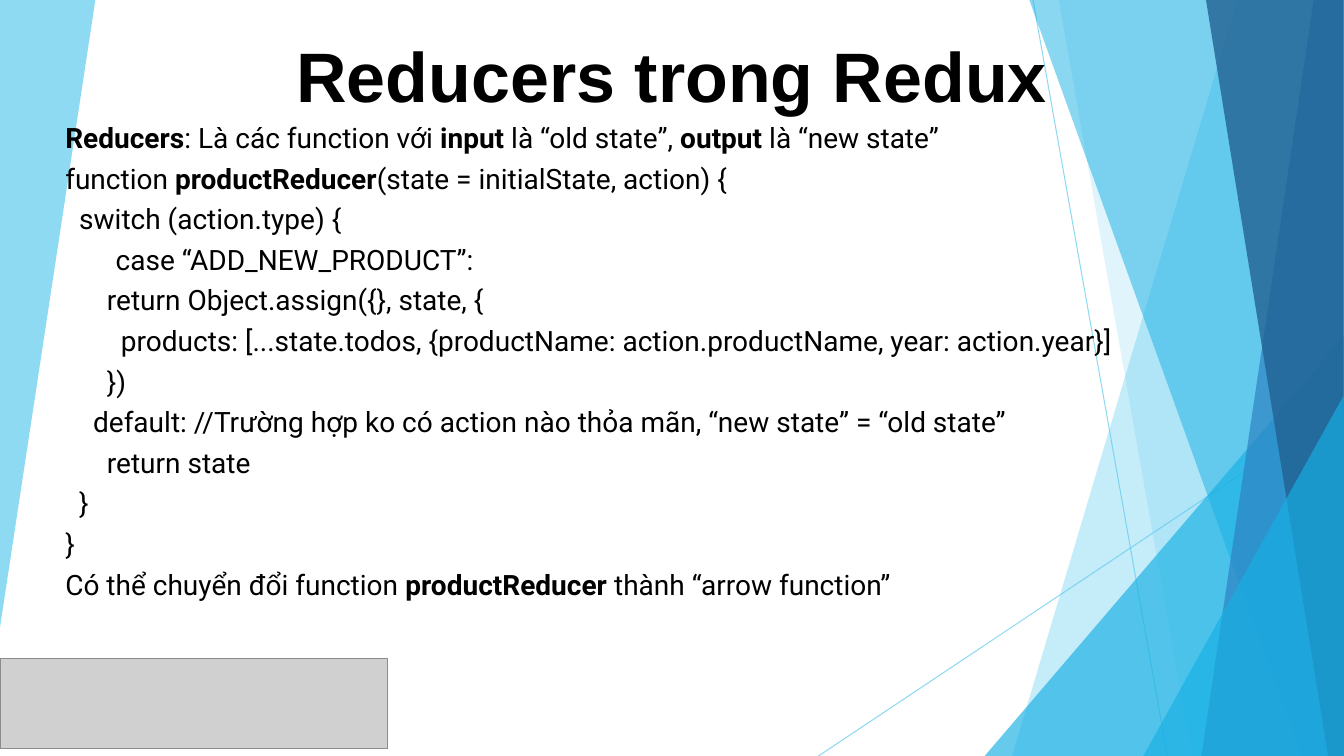
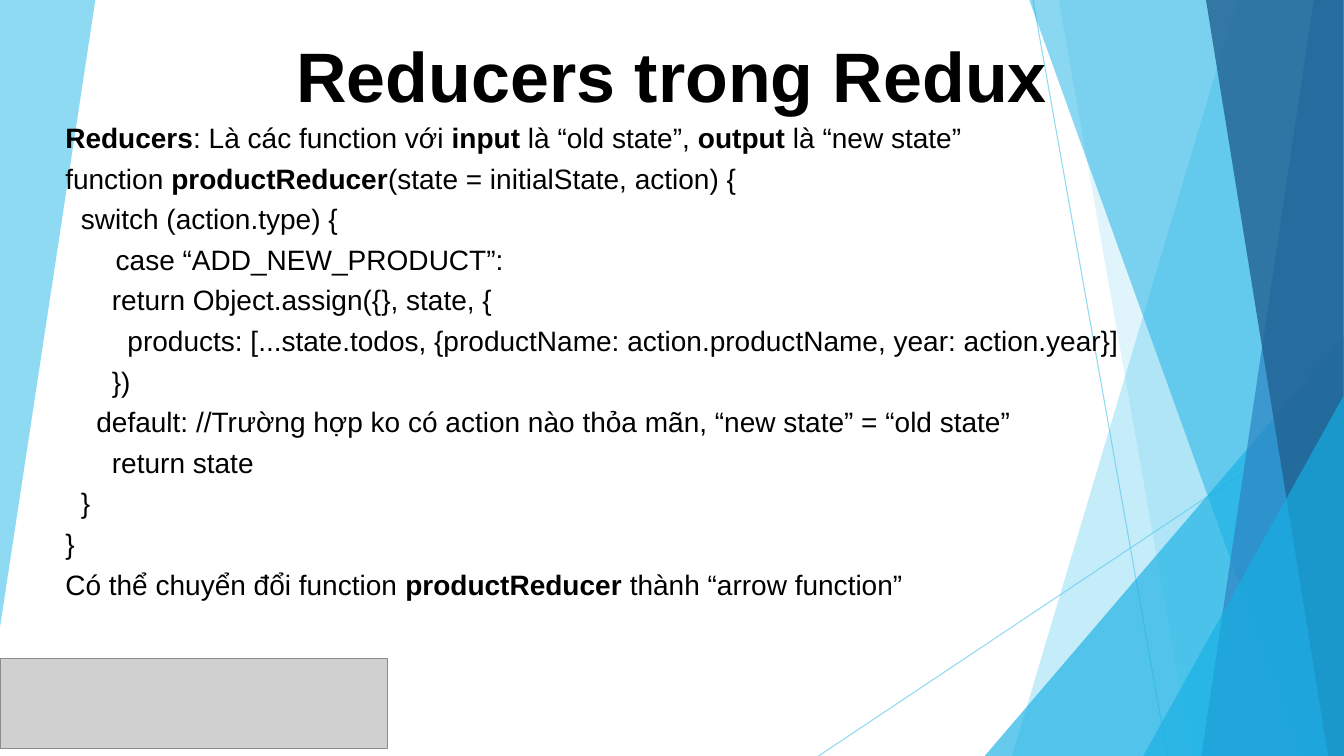
Before and after one commit to sunlight3d/CecomtechReactJST03-2019, a slide deck: slide 5 of Phần 5-Quản lý State với Redux.pptx. Drawn at 1344x756 pixels with LibreOffice and Linux fonts; fonts in the diff are those of the drawing; grey boxes stand for pictures. Boxes give left, top, right and bottom in pixels: in the first picture for what was removed or moved away, otherwise in the second. Text is boxed around its words. In the diff, an @@ line names an element or a change of style, - is before the commit and + after.

```diff
--- a/Phần 5-Quản lý State với Redux.pptx
+++ b/Phần 5-Quản lý State với Redux.pptx
@@ subtitle "Reducers: Là các function với ..." at box(65, 126, 1118, 600): font Roboto to Arial @@
```
Also in this commit, not shown: 3 other slides changed, 3 slides added, 1 other file.
